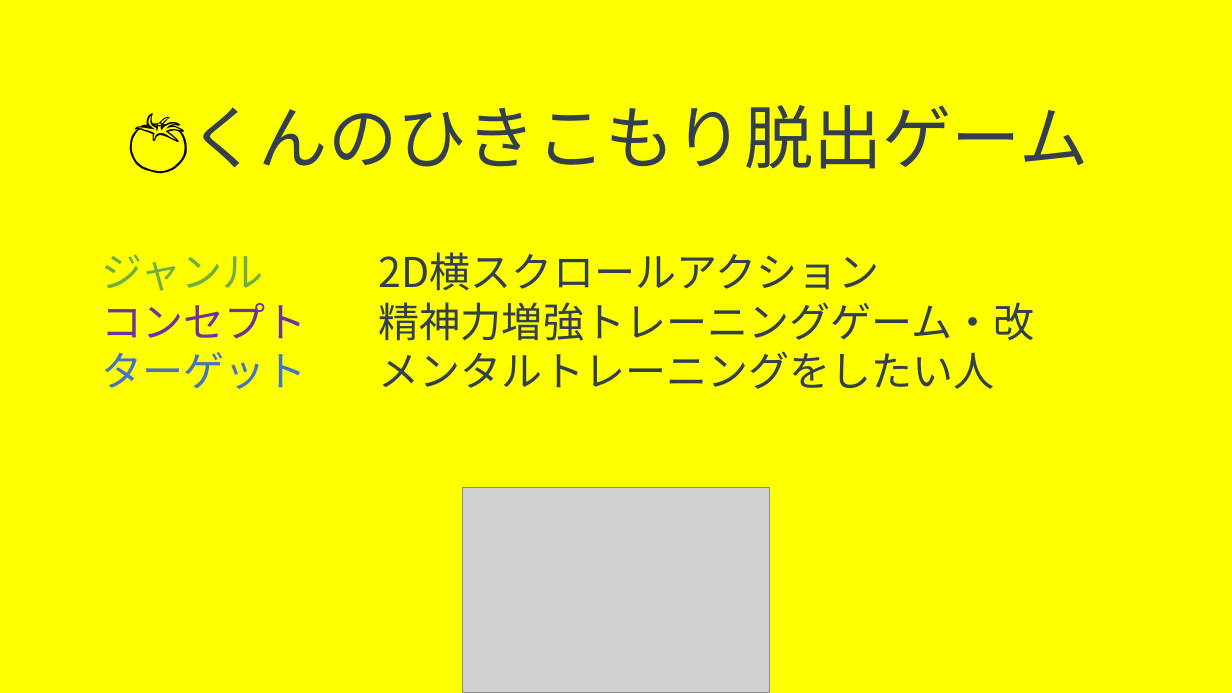
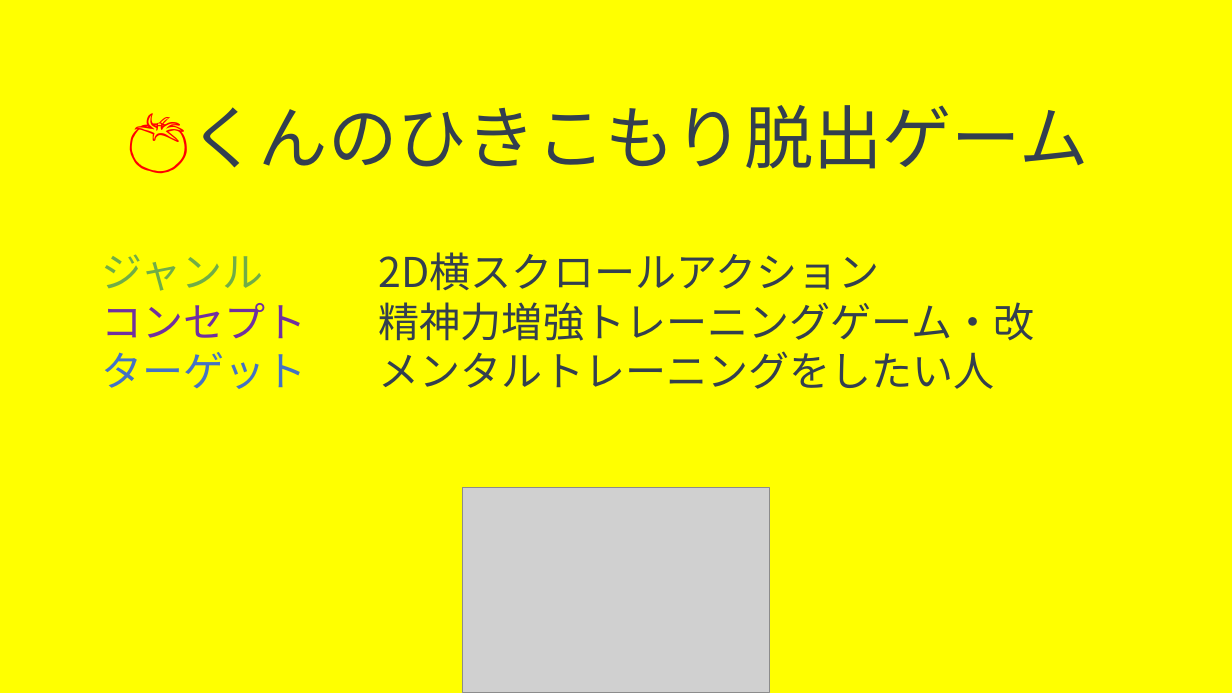
Before and after one commit to trr-n/taxmc-neo, a slide deck: slide 1 of kikaku/potato_kikakusho.pptx. Drawn at 1232x693 pixels with LibreOffice and Linux fonts; fonts in the diff are those of the drawing; grey boxes stand for pictures. Boxes give left, top, right and bottom in pixels: in the first picture for what was removed or moved away, otherwise in the second. Text is boxed around its words. In the diff, an @@ line names an element or a change of style, - is before the commit and + after.

```diff
--- a/kikaku/potato_kikakusho.pptx
+++ b/kikaku/potato_kikakusho.pptx
@@ title "🍅くんのひきこもり脱出ゲーム" at <box>127,107,1088,174</box>: text colour #000000 to #FF0000 in "🍅くんのひきこもり脱出ゲーム" @@
```
Also in this commit, not shown: 3 other slides changed, 1 slide added, 23 other files.
